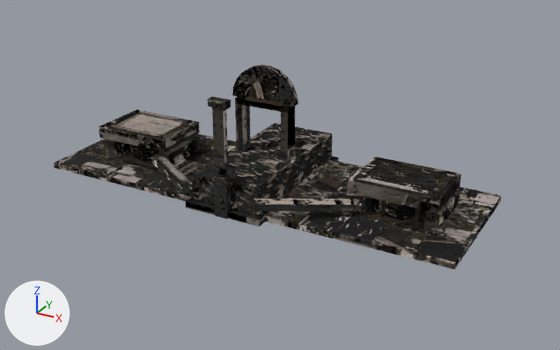
The glTF model godot/project/assets/forest_rescue/props/lf_mechanism_paired_latch.glb, before and after one commit.
The view is the same before and after, from a 50 mm camera at (6.4, -11.15, 5.81) aimed at (0.39, -0.21, 0.34). Lighting does not change. The marker at lower left points along +X, +Y and +Z. The first picture is the older version. Objects named as collision shapes, trigger or cutter boxes, shadow casters or lower levels of detail are left out. Where no turn or scale is listed for an object, it has been applied to the vertices. Vertices at exactly the same position are counted once.

Objects in the first picture: 'lf_mechanism_paired_latch_LOD0', 'lf_mechanism_paired_latch_latch_tongue_LOD0', 'lf_mechanism_paired_latch_lever_left_LOD0', 'lf_mechanism_paired_latch_lever_right_LOD0', 'lf_mechanism_paired_latch_plate_left_LOD0', 'lf_mechanism_paired_latch_plate_right_LOD0', 'lf_mechanism_paired_latch_spring_right_LOD0' and 1 more.
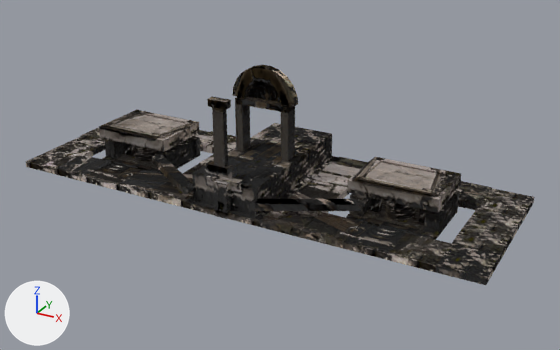
Boxes (x1, y1, x2, y2) around the edits, measured in the pictures (560 x 350 px):
'lf_mechanism_paired_latch_LOD0', reshaped (14% wider, 8% taller)
    before: (54, 65, 501, 269)
    after: (26, 65, 534, 285)
part 1 of me_lf_mechanism_paired_latch_lever_left_lod0, surface changed (grey to black)
    both: (152, 154, 194, 194)
part 2 of me_lf_mechanism_paired_latch_lever_right_lod0, surface changed (grey to black)
    both: (248, 198, 366, 211)
part 3 of me_lf_mechanism_paired_latch_lod0, added
    after: (26, 127, 534, 285)
part 4 of me_lf_mechanism_paired_latch_lod0, deleted
    before: (78, 134, 491, 259)
part 5 of me_lf_mechanism_paired_latch_lod0, deleted
    before: (136, 140, 364, 239)
part 6 of me_lf_mechanism_paired_latch_lod0, deleted
    before: (54, 152, 101, 174)
part 7 of me_lf_mechanism_paired_latch_lod0, deleted
    before: (414, 188, 501, 269)
part 8 of me_lf_mechanism_paired_latch_lod0, surface changed
    both: (104, 65, 460, 236)
part 9 of me_lf_mechanism_paired_latch_plate_left_lod0, surface changed
    both: (99, 110, 200, 152)
part 10 of me_lf_mechanism_paired_latch_plate_right_lod0, surface changed (black to grey)
    both: (347, 157, 461, 213)

Diff of the bpy script that builds the scene:
```diff
--- a/godot/project/assets/forest_rescue/props/lf_mechanism_paired_latch.glb.py
+++ b/godot/project/assets/forest_rescue/props/lf_mechanism_paired_latch.glb.py
@@ me_lf_mechanism_paired_latch_lever_left_lod0 @@
 me_lf_mechanism_paired_latch_lever_left_lod0.from_pydata(...)  # 40 vertices, 68 faces; spans x -1.48..0.07, y -0.08..1.09, z -0.18..0.07
+# me_lf_mechanism_paired_latch_lever_left_lod0 part 1: texture (UV) coordinates of 68 of 68 faces, centred in x -1.47..0.06, y -0.08..1.09, z -0.17..0.06, changed; they spanned u 0.12..0.98, v 0.08..0.98 and now span u 0.18..0.92, v 0.26..0.98
 me_lf_mechanism_paired_latch_lever_left_lod0.materials.append(mat_lf_mechanism_paired_latch_mat)
@@ me_lf_mechanism_paired_latch_lever_right_lod0 @@
 me_lf_mechanism_paired_latch_lever_right_lod0.from_pydata(...)  # 40 vertices, 68 faces; spans x -0.07..1.48, y -0.08..1.09, z -0.18..0.07
+# me_lf_mechanism_paired_latch_lever_right_lod0 part 2: texture (UV) coordinates of 68 of 68 faces, centred in x -0.06..1.47, y -0.08..1.09, z -0.17..0.06, changed; they spanned u 0.3..0.98, v 0.11..0.98 and now span u 0.16..0.93, v 0.26..0.98
 me_lf_mechanism_paired_latch_lever_right_lod0.materials.append(mat_lf_mechanism_paired_latch_mat)
@@ me_lf_mechanism_paired_latch_lod0 @@
-me_lf_mechanism_paired_latch_lod0.from_pydata(...)  # 536 vertices, 746 faces; spans x -3.9..3.9, y -1.55..1.52, z 0.0..2.21
+me_lf_mechanism_paired_latch_lod0.from_pydata(...)  # 421 vertices, 706 faces; spans x -4.41..4.41, y -1.55..1.52, z 0.0..2.21
+# me_lf_mechanism_paired_latch_lod0 part 3: a new loose piece of 205 vertices spanning x -4.41..4.41, y -1.52..1.52, z 0.0..0.14, in mat_lf_mechanism_paired_latch_mat
+# me_lf_mechanism_paired_latch_lod0 part 4: 16 loose pieces with 128 vertices, spanning x -3.9..3.9, y -1.31..1.31, z 0.0..0.13, are deleted
+# me_lf_mechanism_paired_latch_lod0 part 5: 160 vertices removed from x -1.94..1.94, y -1.31..1.31, z 0.0..0.14
+# me_lf_mechanism_paired_latch_lod0 part 6: 16 vertices removed from x -3.9..-3.27, y -1.31..1.31, z 0.0..0.11
+# me_lf_mechanism_paired_latch_lod0 part 7: 16 vertices removed from x 3.27..3.9, y -1.31..1.31, z 0.0..0.12
+# me_lf_mechanism_paired_latch_lod0 part 8: 340 kept faces spanning x -3.36..3.36, y -1.55..1.52, z 0.0..2.21 get new texture (UV) coordinates
 me_lf_mechanism_paired_latch_lod0.materials.append(mat_lf_mechanism_paired_latch_mat)
@@ me_lf_mechanism_paired_latch_plate_left_lod0 @@
 me_lf_mechanism_paired_latch_plate_left_lod0.from_pydata(...)  # 88 vertices, 140 faces; spans x -0.76..0.76, y -0.57..0.57, z -0.22..0.05
+# me_lf_mechanism_paired_latch_plate_left_lod0 part 9: texture (UV) coordinates of 140 of 140 faces, centred in x -0.76..0.76, y -0.57..0.57, z -0.22..0.05, changed; they spanned u 0.0..0.98, v 0.0..0.95 and now span u 0.0..0.99, v 0.0..0.97
 me_lf_mechanism_paired_latch_plate_left_lod0.materials.append(mat_lf_mechanism_paired_latch_mat)
@@ me_lf_mechanism_paired_latch_plate_right_lod0 @@
 me_lf_mechanism_paired_latch_plate_right_lod0.from_pydata(...)  # 88 vertices, 140 faces; spans x -0.76..0.76, y -0.57..0.57, z -0.22..0.05
+# me_lf_mechanism_paired_latch_plate_right_lod0 part 10: texture (UV) coordinates of 140 of 140 faces, centred in x -0.76..0.76, y -0.57..0.57, z -0.22..0.05, changed; they spanned u 0.11..0.98, v 0.0..0.95 and now span u 0.0..0.99, v 0.0..0.97
 me_lf_mechanism_paired_latch_plate_right_lod0.materials.append(mat_lf_mechanism_paired_latch_mat)
```
